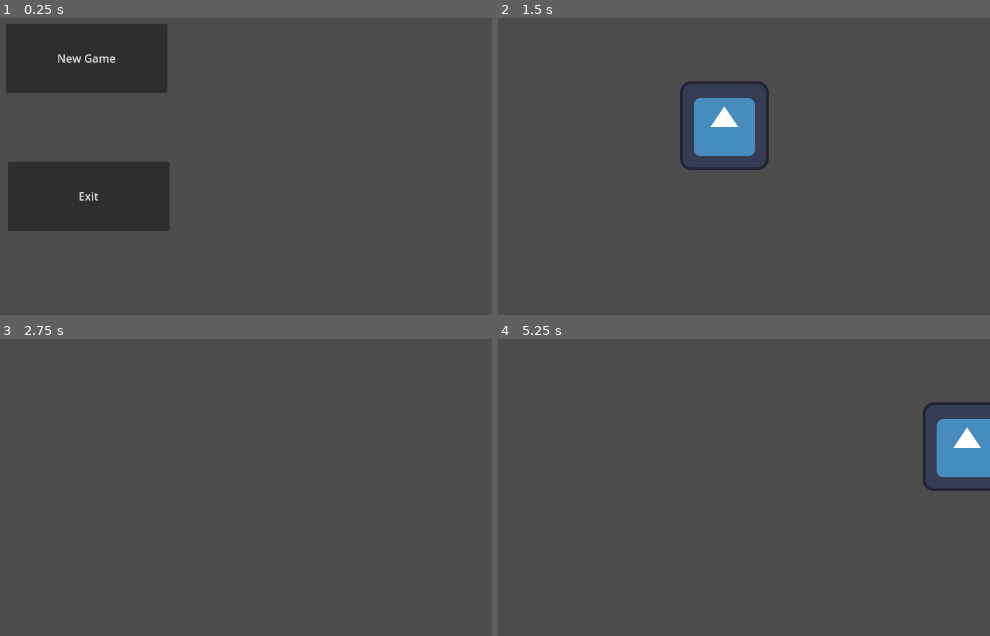
Above: before the commit, frames 1-4 (two rows, left to right).
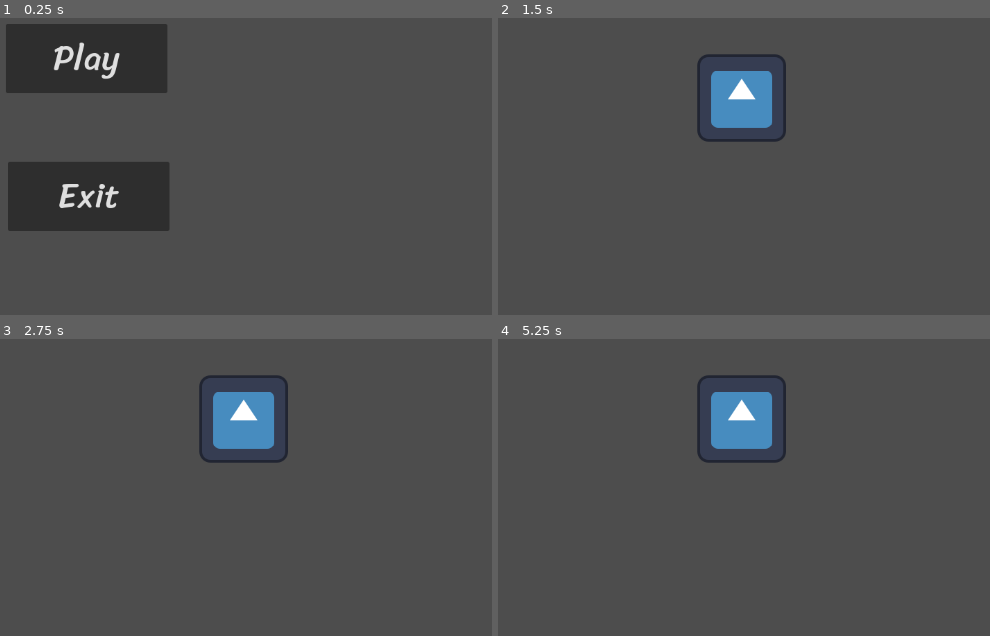
Above: after the commit, the same moments.

Repository: SigmaF001/War-Zoo
Game: Godot game, scene res://Scence/main_menu.tscn
Two runs of this game, one before a commit and one after it. Both use one fixed random seed, a clock stepped at 60 frames per second and the inputs below. The engine's default icon, where the game draws it, is replaced by a stand-in: a white triangle on a blue panel in a dark square.
Inputs:
- Up to frame 1 (0.25 s): no input
- Up to frame 2 (1.5 s): click "New Game" (after the commit: "Play") at 0.5 s; tap Enter at 1.25 s; hold D (right) from 1.28 s (still down)
- Up to frame 3 (2.75 s): release D (right) at 2.03 s; hold S (down) from 2.03 s (still down)
- Up to frame 4 (5.25 s): tap Space at 2.75, 4.25 s; release S (down) at 2.78 s; hold D (right) 2.78-3.53 s; tap Enter at 3.5, 5 s; hold W (up) 3.53-4.28 s; hold A (left) from 4.28 s (still down)

The runs differ from the first frame. In frame 1, 1.1% of the frame differs, in the area x 10-25%, y 8-64%; in frame 2, 4.1%; in frame 3, 3.0%; in frame 4, 5.6%, in the area x 40-100%, y 12-52%.
Error after the commit: Cannot call method 'play' on a null value. (res://character_body_2d.gd:11)

Commit message:
test character

Diff:
--- /dev/null
+++ b/Characters/Enemies/TestEnemy/enemy.tscn
@@ -0,0 +1,15 @@
+[gd_scene load_steps=3 format=3 uid="uid://qqobcgebw8uh"]
+
+[ext_resource type="Texture2D" uid="uid://cuyga6nbn5fse" path="res://icon.svg" id="1_rs1rx"]
+
+[sub_resource type="RectangleShape2D" id="RectangleShape2D_k3lk7"]
+size = Vector2(123, 127)
+
+[node name="Enemy" type="CharacterBody2D"]
+
+[node name="Sprite2D" type="Sprite2D" parent="."]
+texture = ExtResource("1_rs1rx")
+
+[node name="CollisionShape2D" type="CollisionShape2D" parent="."]
+position = Vector2(-0.5, -0.5)
+shape = SubResource("RectangleShape2D_k3lk7")
--- a/Scence/main_menu.tscn
+++ b/Scence/main_menu.tscn
@@ -1,24 +1,29 @@
-[gd_scene load_steps=2 format=3 uid="uid://4n6bk1rv6ovr"]
+[gd_scene load_steps=3 format=3 uid="uid://4n6bk1rv6ovr"]
 
 [ext_resource type="Script" path="res://Scence/MainMenu.gd" id="1_sx61p"]
+[ext_resource type="FontFile" uid="uid://dvjx32xf3ddgi" path="res://Fonts/Sriracha-Regular.ttf" id="2_teq6k"]
 
 [node name="MainMenu" type="Node2D"]
 script = ExtResource("1_sx61p")
 
-[node name="NewGame" type="Button" parent="."]
+[node name="Play" type="Button" parent="."]
 offset_left = 451.0
 offset_top = 160.0
 offset_right = 684.0
 offset_bottom = 260.0
-text = "New Game"
+theme_override_fonts/font = ExtResource("2_teq6k")
+theme_override_font_sizes/font_size = 50
+text = "Play"
 
 [node name="Exit" type="Button" parent="."]
 offset_left = 454.0
 offset_top = 359.0
 offset_right = 687.0
 offset_bottom = 459.0
+theme_override_fonts/font = ExtResource("2_teq6k")
+theme_override_font_sizes/font_size = 50
 text = "Exit"
 
-[connection signal="pressed" from="NewGame" to="." method="_on_new_game_pressed"]
-[connection signal="pressed" from="NewGame" to="NewGame" method="_on_pressed"]
+[connection signal="pressed" from="Play" to="." method="_on_new_game_pressed"]
+[connection signal="pressed" from="Play" to="Play" method="_on_pressed"]
 [connection signal="pressed" from="Exit" to="." method="_on_exit_pressed"]
--- a/character_body_2d.gd
+++ b/character_body_2d.gd
@@ -1,12 +1,19 @@
 extends CharacterBody2D
 
-var speed : float = 1000.0
+@onready var animation_sprite : AnimationPlayer = $AnimationPlayer
+@onready var sprite : Sprite2D = $Sprite2D
+
+@export var speed : float = 1000.0
+
 var direction : Vector2 = Vector2.ZERO
 
+func _ready():
+	animation_sprite.play("idle")
 
 func _process(delta):
 	walk()
-
+	move()
+	facing_direction()
 	move_and_slide()
 
 
@@ -14,3 +21,15 @@
 	direction = Input.get_vector("left","right","up","down")
 
 	velocity = direction * speed
+
+func move():
+	if direction != Vector2.ZERO:
+		animation_sprite.play("run")
+	elif direction == Vector2.ZERO:
+		animation_sprite.play("idle")
+
+func facing_direction():
+	if direction == Vector2.LEFT:
+		sprite.flip_h = true
+	elif direction == Vector2.RIGHT:
+		sprite.flip_h = false
--- a/character_body_2d.tscn
+++ b/character_body_2d.tscn
@@ -1,17 +1,7 @@
-[gd_scene load_steps=4 format=3 uid="uid://b6k02btq88t6b"]
+[gd_scene load_steps=2 format=3 uid="uid://b6k02btq88t6b"]
 
-[ext_resource type="Texture2D" uid="uid://cuyga6nbn5fse" path="res://icon.svg" id="1_bw0at"]
 [ext_resource type="Script" path="res://character_body_2d.gd" id="1_gy85k"]
 
-[sub_resource type="RectangleShape2D" id="RectangleShape2D_ihhw8"]
-size = Vector2(127, 128)
-
-[node name="CharacterBody2D" type="CharacterBody2D"]
+[node name="Test_Player" type="CharacterBody2D"]
+scale = Vector2(3, 3)
 script = ExtResource("1_gy85k")
-
-[node name="Sprite2D" type="Sprite2D" parent="."]
-texture = ExtResource("1_bw0at")
-
-[node name="CollisionShape2D" type="CollisionShape2D" parent="."]
-position = Vector2(-0.5, 0)
-shape = SubResource("RectangleShape2D_ihhw8")
--- a/project.godot
+++ b/project.godot
@@ -40,5 +40,6 @@
 
 [rendering]
 
+textures/canvas_textures/default_texture_filter=0
 renderer/rendering_method="gl_compatibility"
 renderer/rendering_method.mobile="gl_compatibility"
--- a/world.tscn
+++ b/world.tscn
@@ -1,8 +1,12 @@
-[gd_scene load_steps=2 format=3 uid="uid://dg463224bexfl"]
+[gd_scene load_steps=3 format=3 uid="uid://dg463224bexfl"]
 
 [ext_resource type="PackedScene" uid="uid://b6k02btq88t6b" path="res://character_body_2d.tscn" id="1_kw34s"]
+[ext_resource type="PackedScene" uid="uid://qqobcgebw8uh" path="res://Characters/Enemies/TestEnemy/enemy.tscn" id="2_gj0k3"]
 
 [node name="world" type="Node2D"]
 
-[node name="CharacterBody2D" parent="." instance=ExtResource("1_kw34s")]
-position = Vector2(569, 307)
+[node name="Enemy" parent="." instance=ExtResource("2_gj0k3")]
+position = Vector2(794, 267)
+scale = Vector2(1, 0.987201)
+
+[node name="Test_Player" parent="." instance=ExtResource("1_kw34s")]
Binary file added: Asset/Test_Player/idle sheet-Sheet.png
Not shown, added: Asset/Test_Player/idle sheet-Sheet.png.import
Binary file added: Asset/Test_Player/itch hurt 2 sheet-Sheet.png
Not shown, added: Asset/Test_Player/itch hurt 2 sheet-Sheet.png.import
Binary file added: Asset/Test_Player/itch jump sheet-Sheet.png
Not shown, added: Asset/Test_Player/itch jump sheet-Sheet.png.import
Binary file added: Asset/Test_Player/itch light atk sheet-Sheet.png
Not shown, added: Asset/Test_Player/itch light atk sheet-Sheet.png.import
Binary file added: Asset/Test_Player/itch run-Sheet sheet.png
Not shown, added: Asset/Test_Player/itch run-Sheet sheet.png.import
